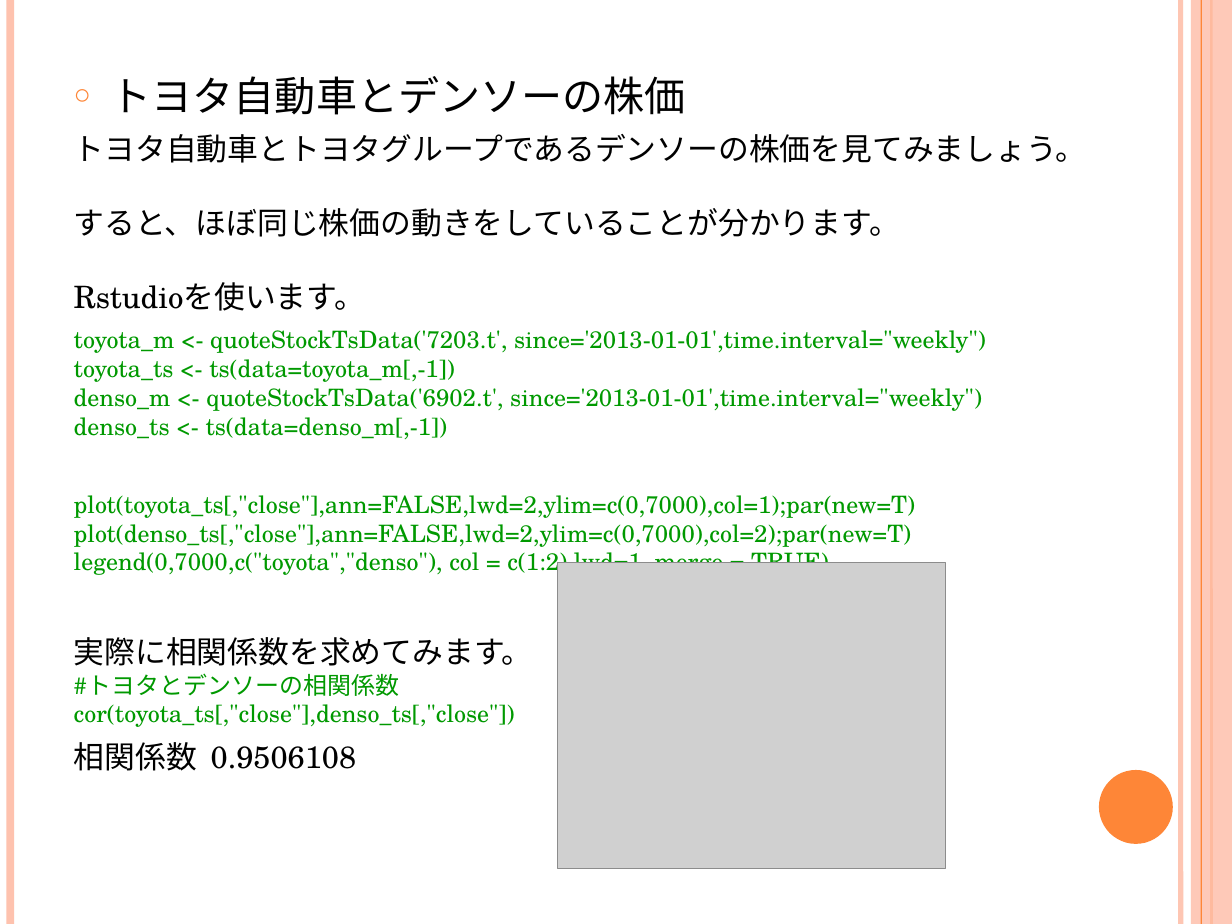
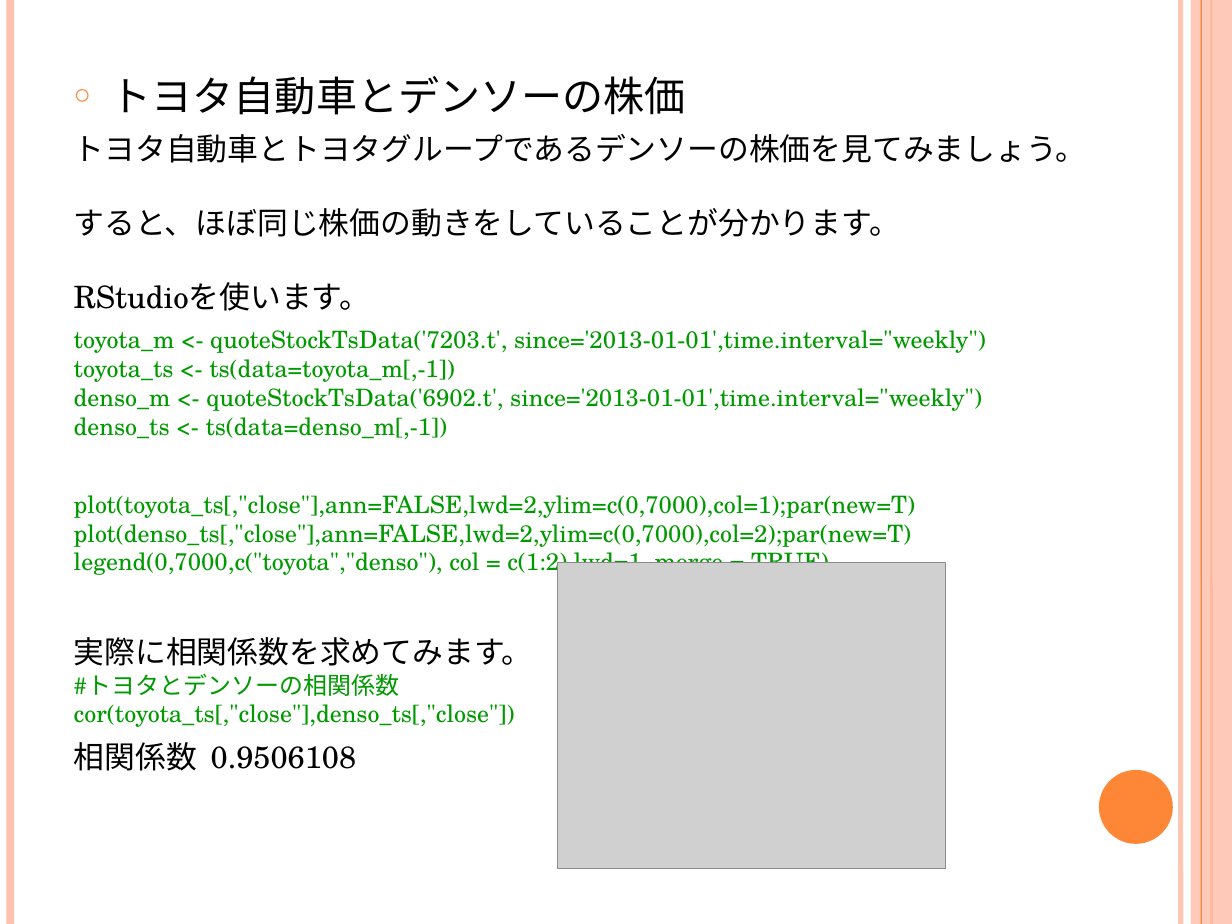
Before and after one commit to yaju/ShizuDev_R, a slide deck: slide 12 of 入門機械学習.pptx (slide 10 before the commit). Drawn at 1232x924 pixels with LibreOffice and Linux fonts; fonts in the diff are those of the drawing; grey boxes stand for pictures. Boxes give left, top, right and bottom in pixels: in the first picture for what was removed or moved away, otherwise in the second. Text is boxed around its words. In the diff, an @@ line names an element or a change of style, - is before the commit and + after.

```diff
--- a/入門機械学習.pptx
+++ b/入門機械学習.pptx
@@ text at bbox=[74, 134, 1086, 311]: text changed @@
-トヨタ自動車とトヨタグループであるデンソーの株価を見てみましょう。
-すると、ほぼ同じ株価の動きをしていることが分かります。
-Rstudioを使います。
+トヨタ自動車とトヨタグループであるデンソーの株価を見てみましょう。
+すると、ほぼ同じ株価の動きをしていることが分かります。
+RStudioを使います。
```
Also in this commit, not shown: 2 other slides changed, 2 slides added, 1 other file.
